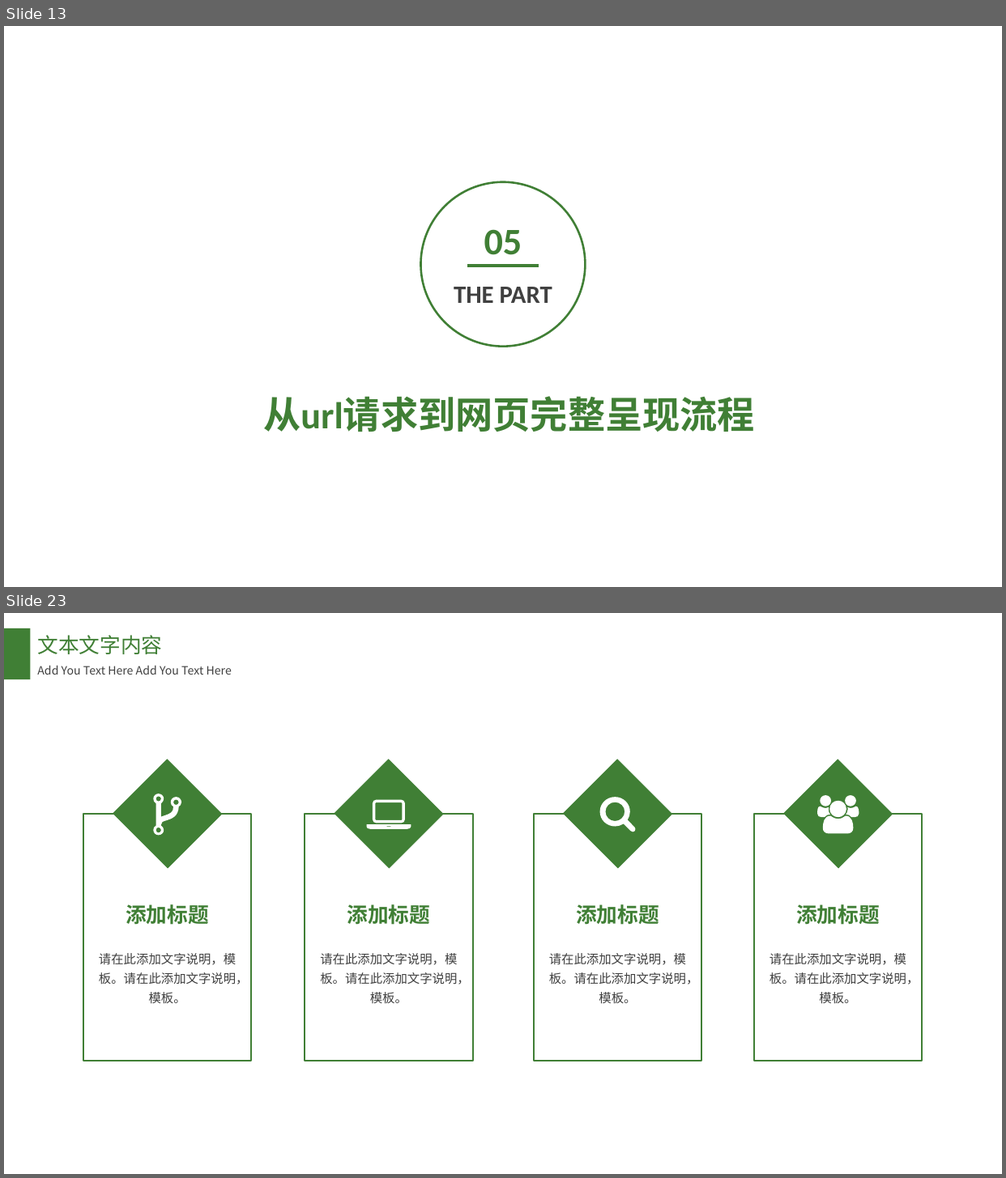
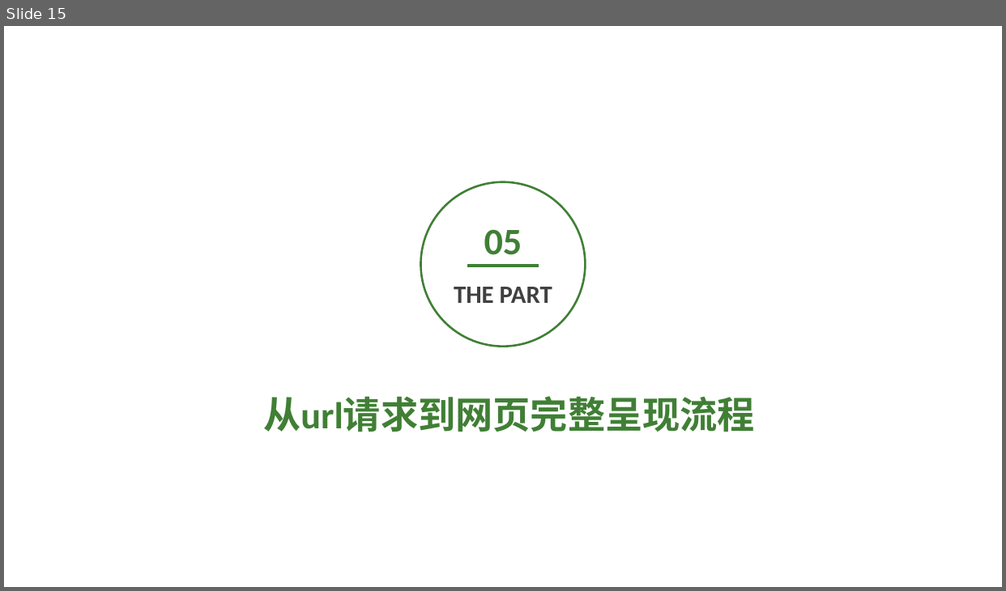
Before and after one commit to heyunjiang/heyunjiang.github.io, a slide deck: summary/技术文章/用友前端基础分享.pptx. Shown one above the other, each under a label of ours: slides 13 and 23 before the commit, slide 15 after it; the slides between them are not shown. The pictures are 1006x1178 and 1006x591 pixels, drawn with LibreOffice and Linux fonts; fonts in the diff are those of the drawing; background and template pictures are left out. Boxes give left, top, right and bottom in pixels: in the first picture for what was removed or moved away, otherwise in the second. Text is boxed around its words. In the diff, an @@ line names an element or a change of style, - is before the commit and + after.

```diff
--- a/summary/技术文章/用友前端基础分享.pptx
+++ b/summary/技术文章/用友前端基础分享.pptx
@@ slide 23 removed at [4, 613, 1002, 1174], background #CCE8CF @@
@@ rectangle removed at [4, 628, 30, 679] @@
@@ text removed at [37, 635, 162, 654] @@
-文本文字内容
@@ text removed at [37, 665, 232, 675] @@
-Add You Text Here Add You Text Here
@@ rectangle removed at [113, 760, 222, 869] @@
@@ rectangle removed at [334, 760, 444, 869] @@
@@ rectangle removed at [563, 760, 673, 869] @@
@@ rectangle removed at [783, 760, 893, 869] @@
@@ freeform shape removed at [154, 794, 182, 835] @@
@@ freeform shape removed at [366, 800, 411, 829] @@
@@ freeform shape removed at [600, 797, 635, 833] @@
@@ freeform shape removed at [817, 796, 859, 834] @@
@@ rectangle removed at [83, 814, 252, 1062] @@
@@ rectangle removed at [305, 814, 473, 1062] @@
@@ rectangle removed at [534, 814, 702, 1062] @@
@@ rectangle removed at [754, 814, 922, 1062] @@
@@ text removed at [126, 905, 209, 925] @@
-添加标题
@@ text removed at [347, 905, 431, 925] @@
-添加标题
@@ text removed at [576, 905, 659, 925] @@
-添加标题
@@ text removed at [796, 905, 880, 925] @@
-添加标题
@@ text removed at [99, 953, 249, 1003] @@
-请在此添加文字说明，模板。请在此添加文字说明，模板。
@@ text removed at [320, 953, 470, 1004] @@
-请在此添加文字说明，模板。请在此添加文字说明，模板。
@@ text removed at [549, 953, 699, 1004] @@
-请在此添加文字说明，模板。请在此添加文字说明，模板。
@@ text removed at [769, 953, 919, 1004] @@
-请在此添加文字说明，模板。请在此添加文字说明，模板。
@@ what was slide 13 is now slide 15 @@
```
Also in this commit, not shown: 2 slides changed, 3 slides added, 15 other slides removed, 4 other files.
